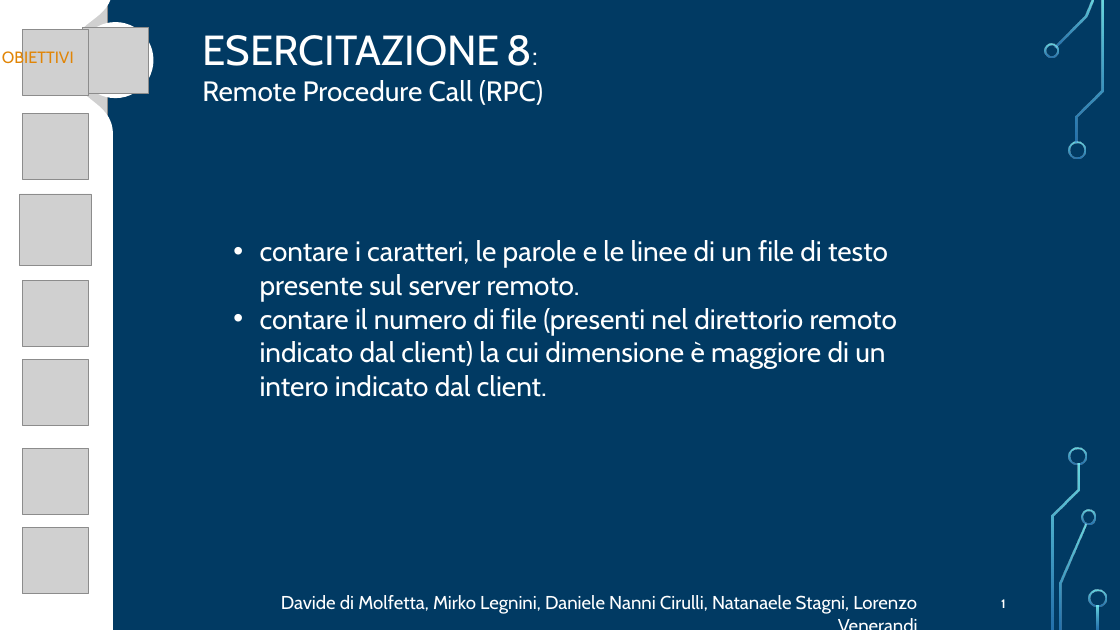
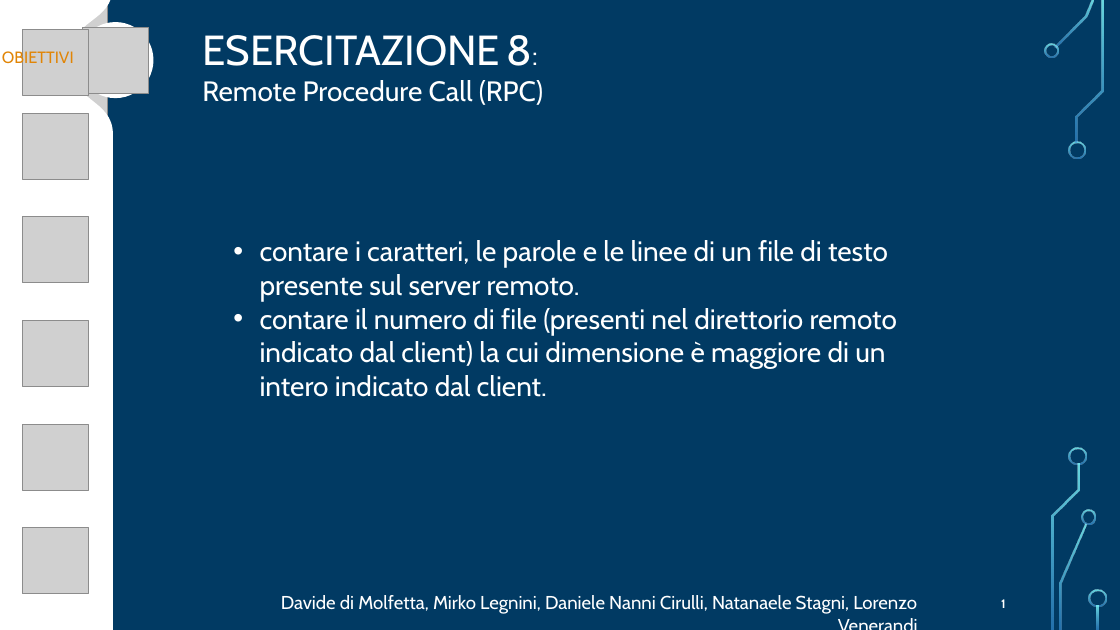
Before and after one commit to FlippaFloppa/Reti-di-Calcolatori-gruppo-Lore, a slide deck: slide 1 of Esercitazione_8/esercitazione8.pptx. Drawn at 1120x630 pixels with LibreOffice and Linux fonts; fonts in the diff are those of the drawing; grey boxes stand for pictures; background and template pictures are left out. Boxes give left, top, right and bottom in pixels: in the first picture for what was removed or moved away, otherwise in the second. Text is boxed around its words. In the diff, an @@ line names an element or a change of style, - is before the commit and + after.

```diff
--- a/Esercitazione_8/esercitazione8.pptx
+++ b/Esercitazione_8/esercitazione8.pptx
@@ picture removed at (19,194,91,266) @@
@@ picture: place and size @@
-picture at (22,281,88,347)
+picture at (22,217,88,283)
@@ picture: place and size @@
-picture at (22,360,88,426)
+picture at (22,321,88,387)
@@ picture: place and size @@
-picture at (22,449,88,515)
+picture at (22,424,88,491)
@@ freeform shape: place and size @@
-freeform shape at (49,447,66,465)
+freeform shape at (56,482,74,500)
```
Also in this commit, not shown: 4 other slides changed, 1 slide added, 2 slides removed.
